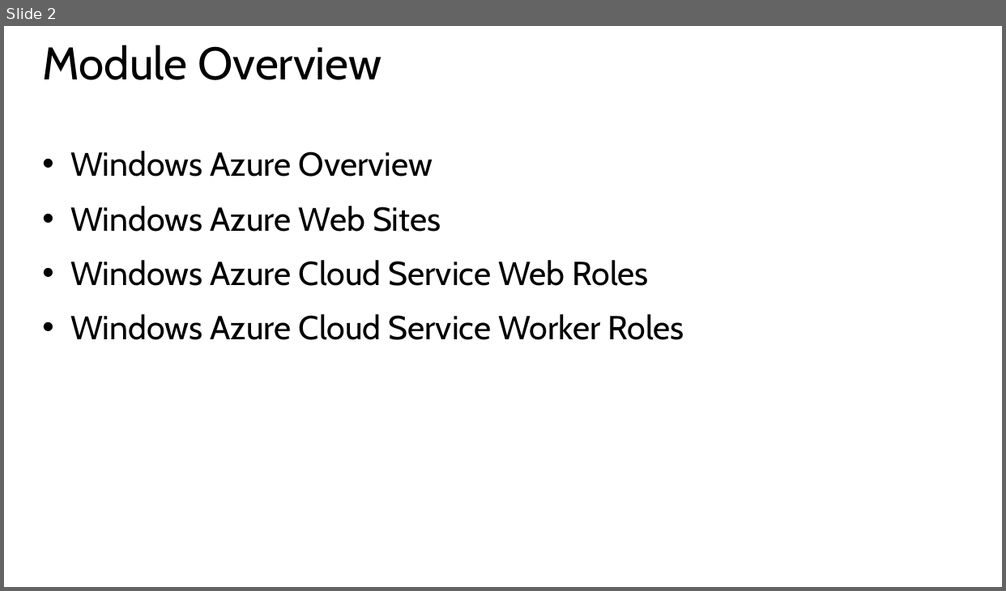
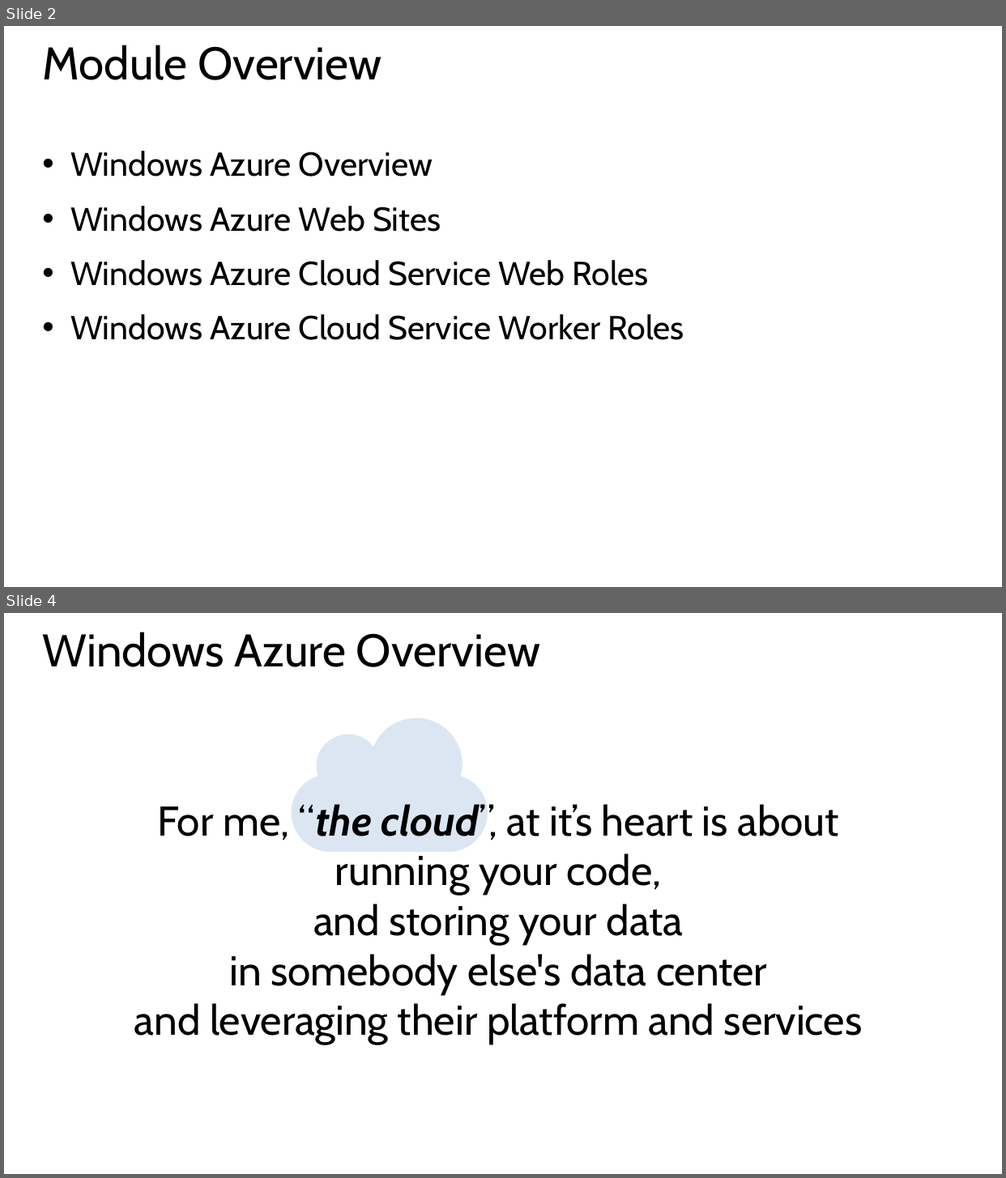
Before and after one commit to BretStateham/MVAWebServicesAndAzure, a slide deck: 02-WindowsAzureServices/02-HostingServicesInWindowsAzure.pptx. Shown one above the other, each under a label of ours: slide 2 before the commit, slides 2 and 4 after it; the slides between them are not shown. The pictures are 1006x591 and 1006x1178 pixels, drawn with LibreOffice and Linux fonts; fonts in the diff are those of the drawing. Boxes give left, top, right and bottom in pixels: in the first picture for what was removed or moved away, otherwise in the second. Text is boxed around its words. In the diff, an @@ line names an element or a change of style, - is before the commit and + after.

```diff
--- a/02-WindowsAzureServices/02-HostingServicesInWindowsAzure.pptx
+++ b/02-WindowsAzureServices/02-HostingServicesInWindowsAzure.pptx
@@ slide 4 added at [4, 613, 1002, 1174], background #FFFFFF @@
@@ title added at [43, 632, 540, 667], 44 pt, text #000000 @@
+Windows Azure Overview
@@ freeform shape added at [292, 717, 488, 852], fill #DCE6F2 @@
@@ text added at [134, 804, 862, 1044], 40 pt, text #000000 @@
+For me, “the cloud”, at it’s heart is about
+running your code,
+and storing your data
+in somebody else's data center
+and leveraging their platform and services
```
Also in this commit, not shown: 1 slide changed, 10 other slides added.
